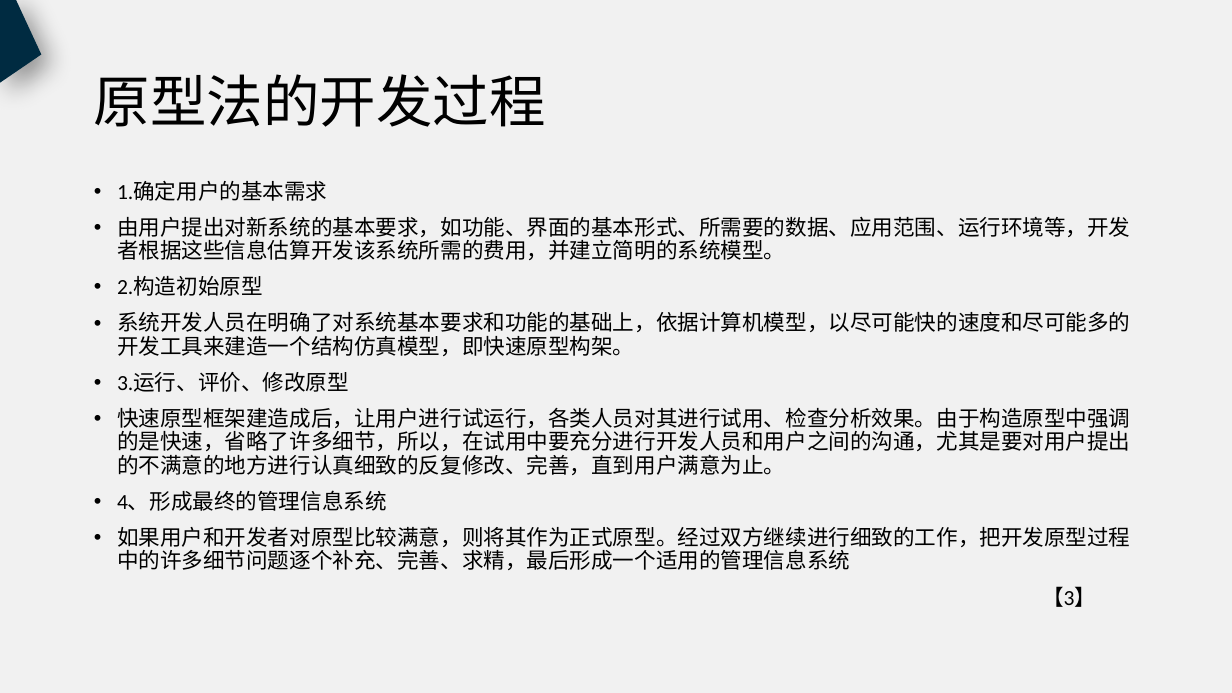
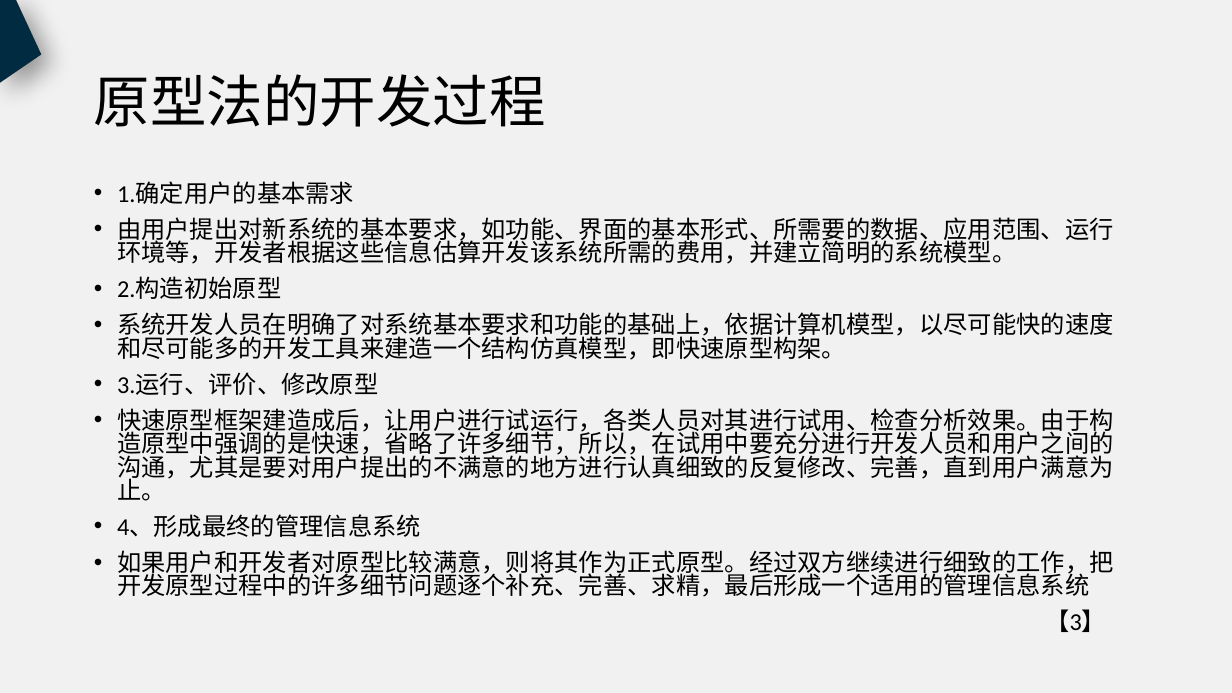
Before and after one commit to PRD2018-G18/PRD2018, a slide deck: slide 8 of 非受控文档/过程文档/UML基础2/UML基础2.pptx. Drawn at 1232x693 pixels with LibreOffice and Linux fonts; fonts in the diff are those of the drawing. Boxes give left, top, right and bottom in pixels: in the first picture for what was removed or moved away, otherwise in the second. Text is boxed around its words. In the diff, an @@ line names an element or a change of style, - is before the commit and + after.

Commit message:
审核修改UML基础2界面原型PPT

```diff
--- a/非受控文档/过程文档/UML基础2/UML基础2.pptx
+++ b/非受控文档/过程文档/UML基础2/UML基础2.pptx
@@ text "1.确定用户的基本需求" at [117, 182, 1114, 632]: size 16.8 to 18.9 pt; line spacing 0.9 to 0.8 @@
```
Also in this commit, not shown: 24 other slides changed, 3 slides added, 1 slide removed.
